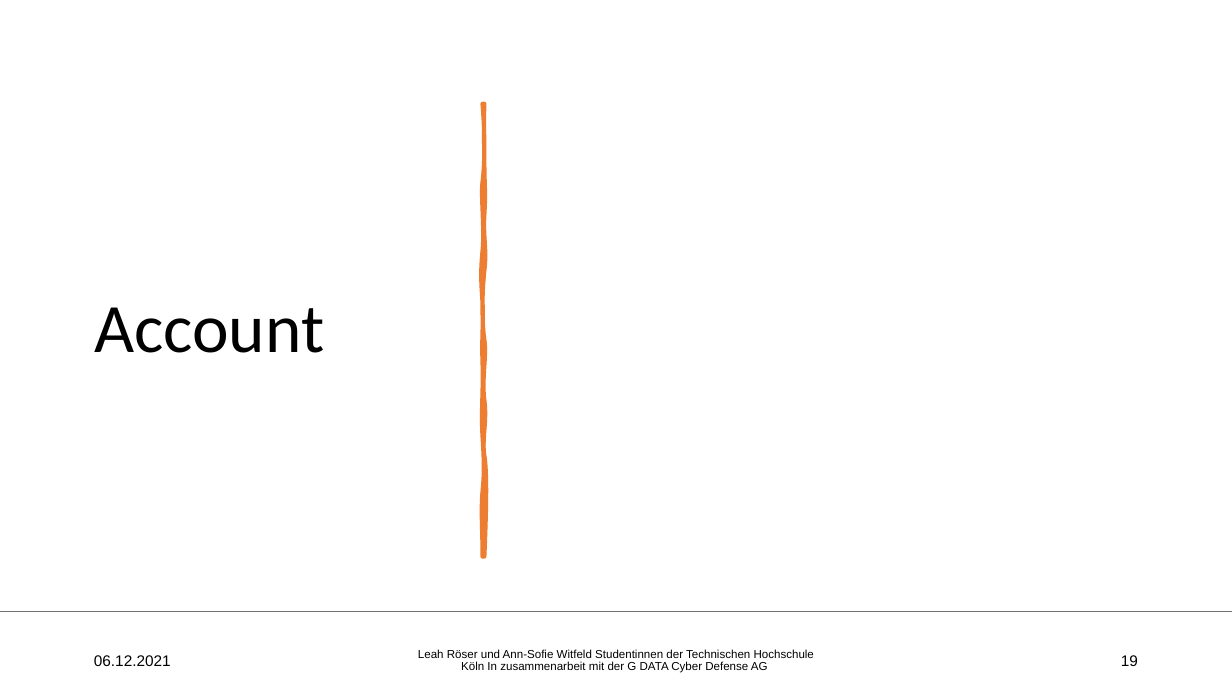
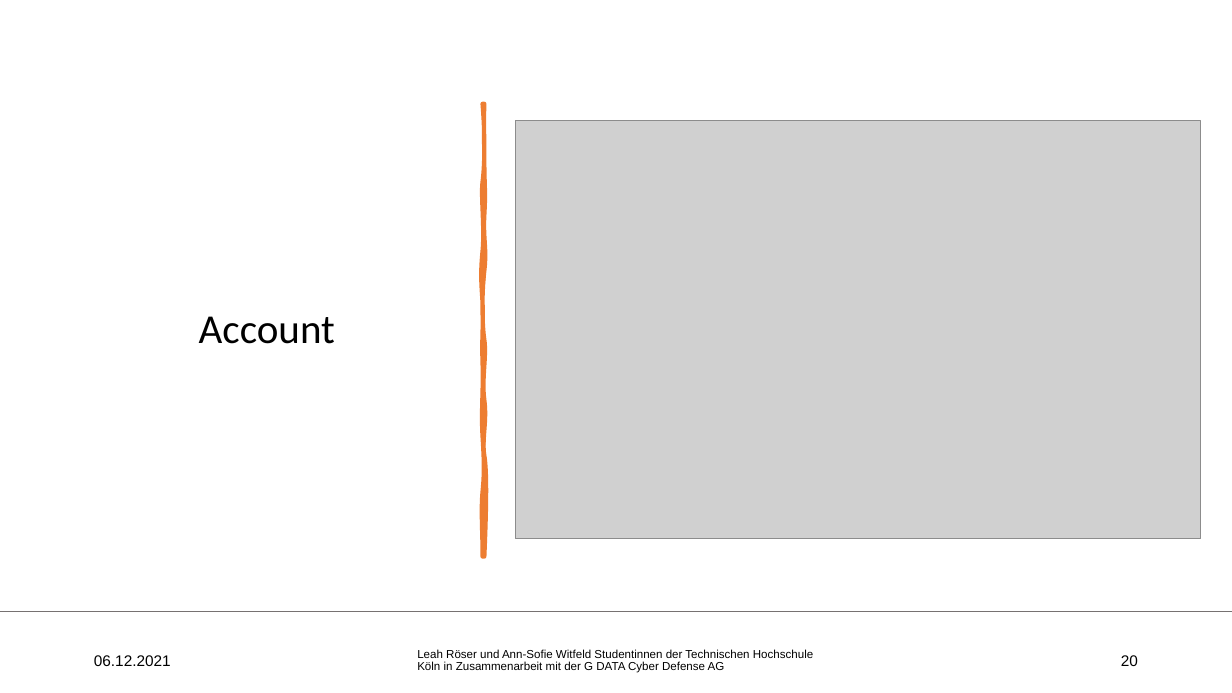
Before and after one commit to Miroeser/Praxisprojekt2021, a slide deck: slide 20 of Praesentation/Designevaluierung Schwerpunkt.pptx (slide 19 before the commit). Drawn at 1232x693 pixels with LibreOffice and Linux fonts; fonts in the diff are those of the drawing; grey boxes stand for pictures; background and template pictures are left out. Boxes give left, top, right and bottom in pixels: in the first picture for what was removed or moved away, otherwise in the second. Text is boxed around its words. In the diff, an @@ line names an element or a change of style, - is before the commit and + after.

```diff
--- a/Praesentation/Designevaluierung Schwerpunkt.pptx
+++ b/Praesentation/Designevaluierung Schwerpunkt.pptx
@@ title "Account" at (x1=199, y1=316, x2=335, y2=344): size 54 to 32 pt; alignment left to centre @@
@@ picture added at (x1=516, y1=121, x2=1202, y2=540) @@
@@ text at (x1=417, y1=649, x2=813, y2=673): text changed @@
-Leah Röser und Ann-Sofie Witfeld Studentinnen der Technischen Hochschule Köln In zusammenarbeit mit der G DATA Cyber Defense AG
+Leah Röser und Ann-Sofie Witfeld Studentinnen der Technischen Hochschule Köln in Zusammenarbeit mit der G DATA Cyber Defense AG
@@ page number at (x1=1121, y1=655, x2=1138, y2=666): text changed @@
-19
+20
```
Also in this commit, not shown: 18 other slides changed, 7 slides added, 2 other files.
